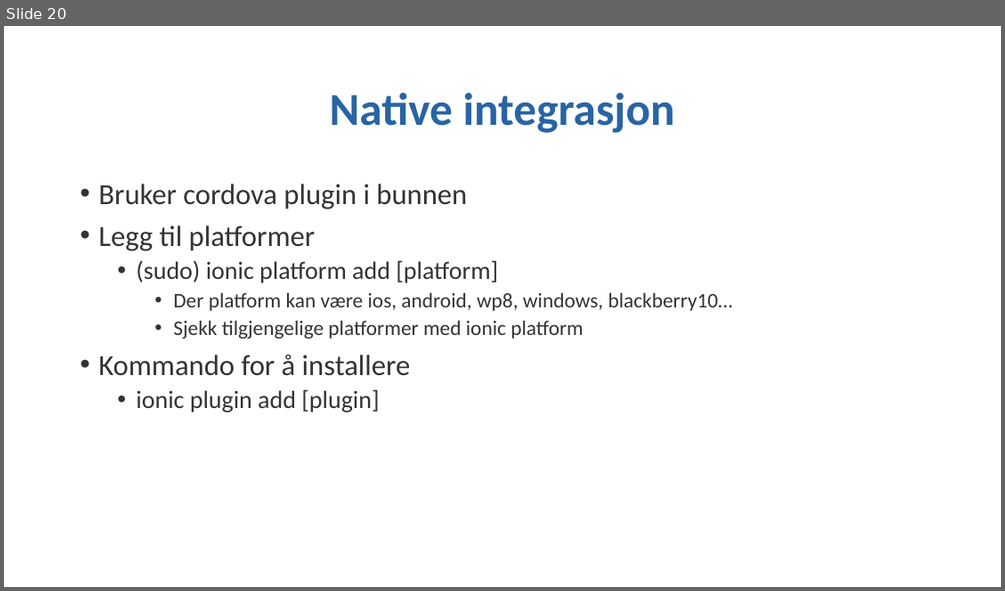
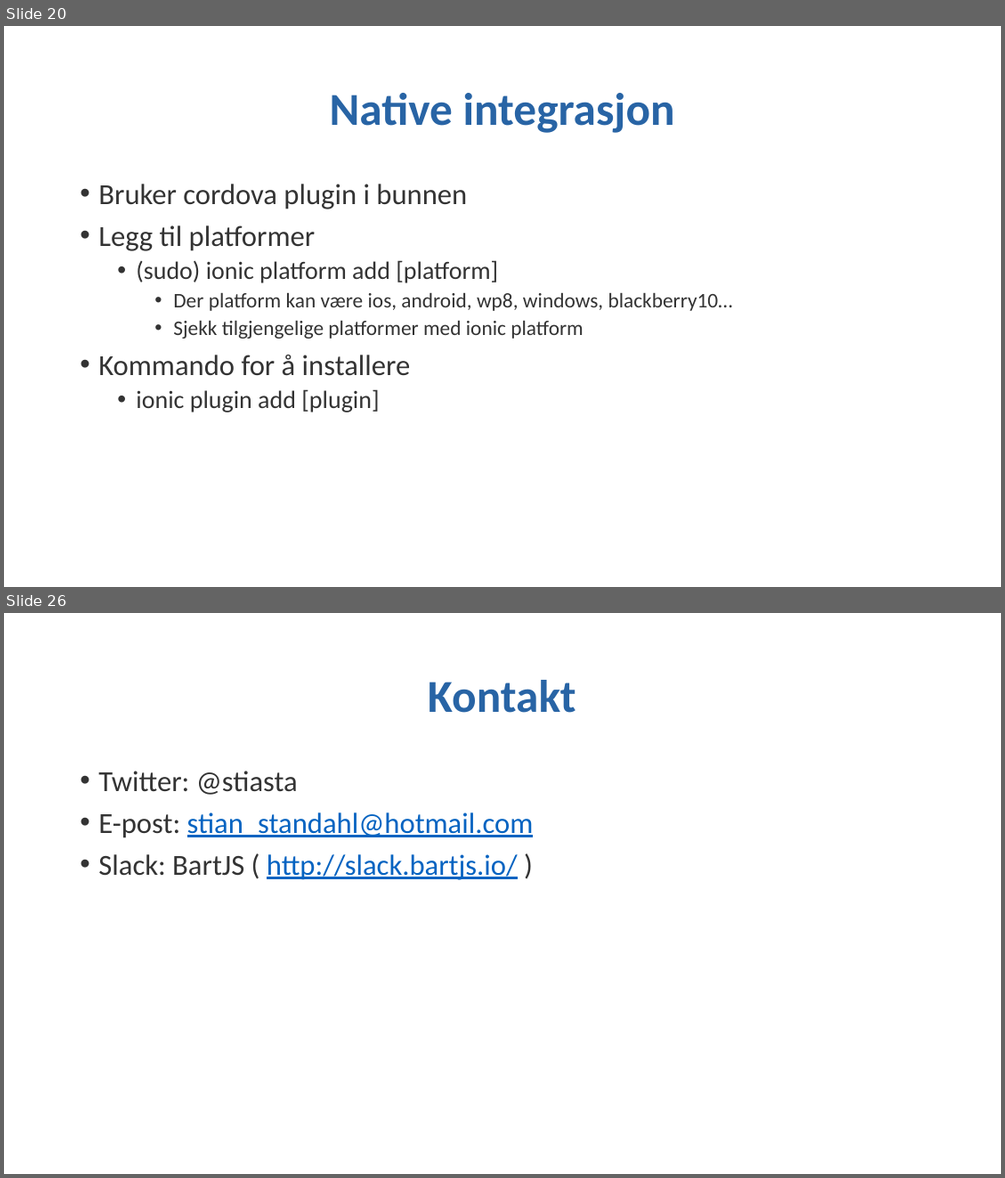
Before and after one commit to stiasta/foredrag, a slide deck: Ionic 2 workshop/Ionic 2 workshop.pptx. Shown one above the other, each under a label of ours: slide 20 before the commit, slides 20 and 26 after it; the slides between them are not shown. The pictures are 1005x591 and 1005x1178 pixels, drawn with LibreOffice and Linux fonts; fonts in the diff are those of the drawing; background and template pictures are left out. Boxes give left, top, right and bottom in pixels: in the first picture for what was removed or moved away, otherwise in the second. Text is boxed around its words. In the diff, an @@ line names an element or a change of style, - is before the commit and + after.

```diff
--- a/Ionic 2 workshop/Ionic 2 workshop.pptx
+++ b/Ionic 2 workshop/Ionic 2 workshop.pptx
@@ slide 26 added at (4, 613, 1001, 1174), background #FFFFFF @@
@@ title added at (428, 680, 576, 713), 44 pt, text #2864A5, bold @@
+Kontakt
@@ text added at (98, 771, 534, 880), 28 pt, text #0563C1, underline @@
+• Twitter: @stiasta
+• E-post: stian_standahl@hotmail.com
+• Slack: BartJS ( http://slack.bartjs.io/ )
```
Also in this commit, not shown: 3 slides changed, 5 other slides added, 1 slide removed.
